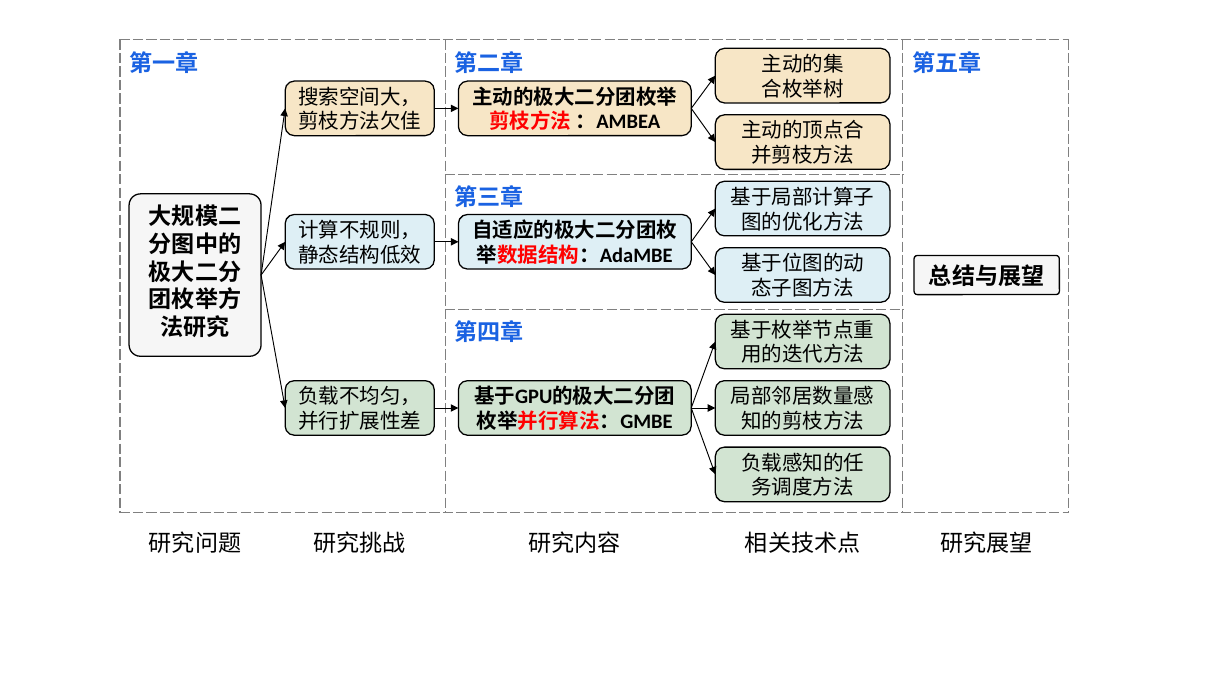
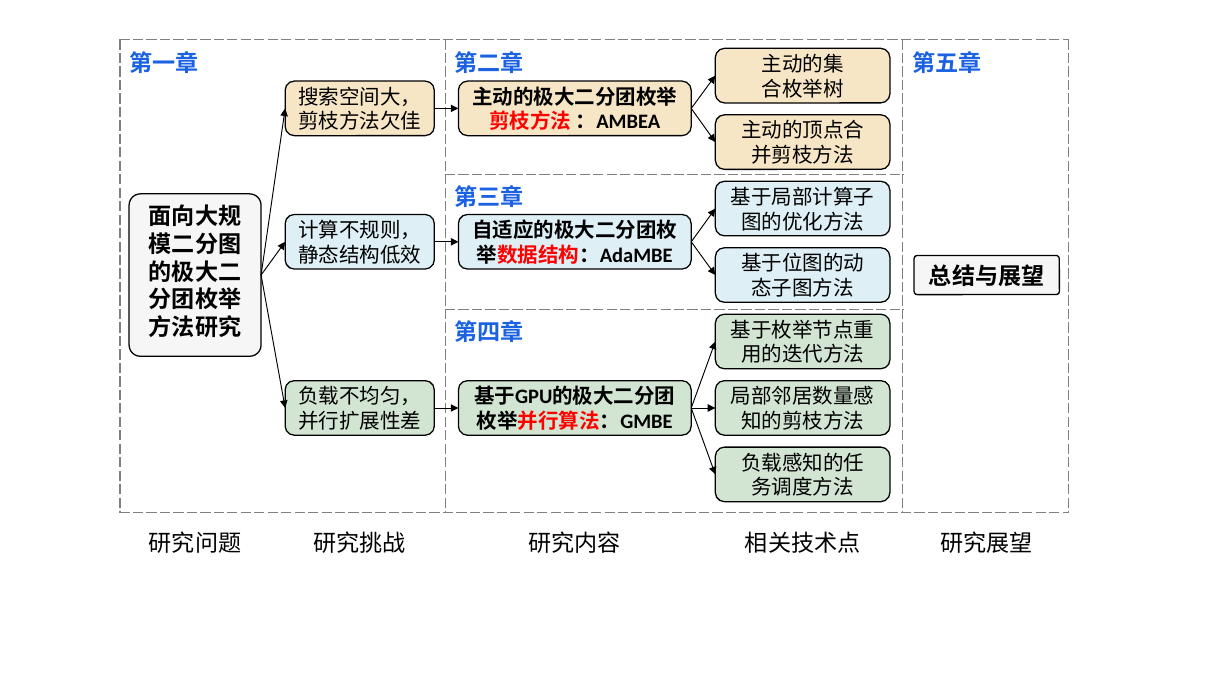
Before and after one commit to Pz1996/zjuthesis, a slide deck: slide 13 of figure/plot.pptx (slide 12 before the commit). Drawn at 1232x693 pixels with LibreOffice and Linux fonts; fonts in the diff are those of the drawing; background and template pictures are left out. Boxes give left, top, right and bottom in pixels: in the first picture for what was removed or moved away, otherwise in the second. Text is boxed around its words. In the diff, an @@ line names an element or a change of style, - is before the commit and + after.

```diff
--- a/figure/plot.pptx
+++ b/figure/plot.pptx
@@ text in rounded rectangle at (149, 204, 241, 337): text changed @@
-大规模二分图中的极大二分团枚举方法研究
+面向大规模二分图的极大二分团枚举方法研究
```
Also in this commit, not shown: 2 other slides changed, 2 slides added, 37 other files.
